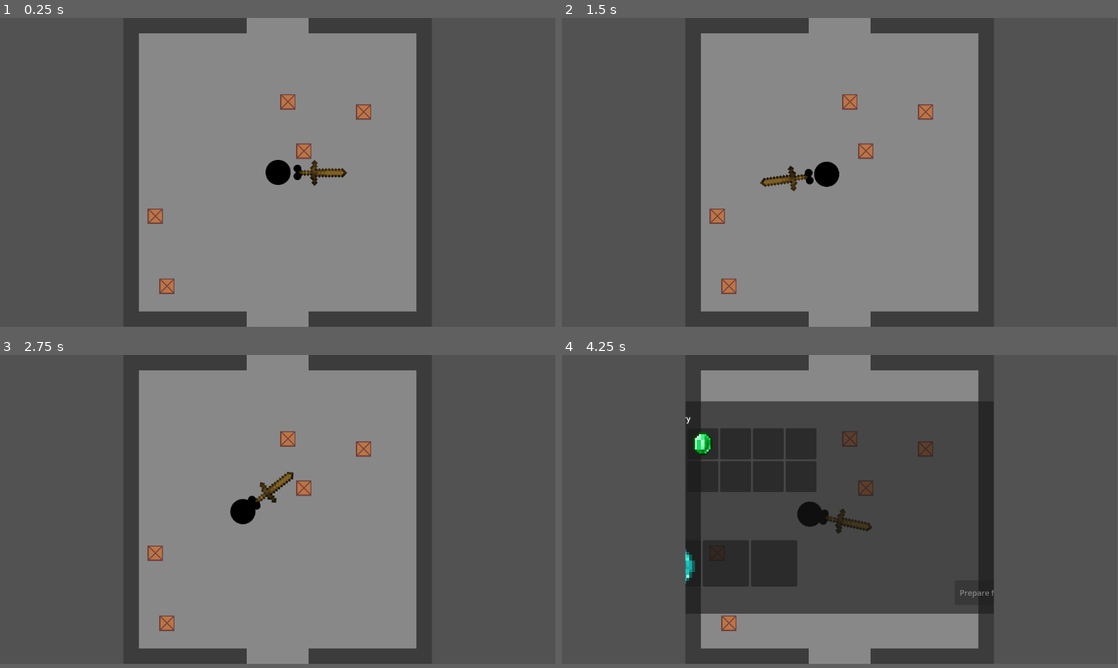
Above: before the commit, frames 1-4 (two rows, left to right).
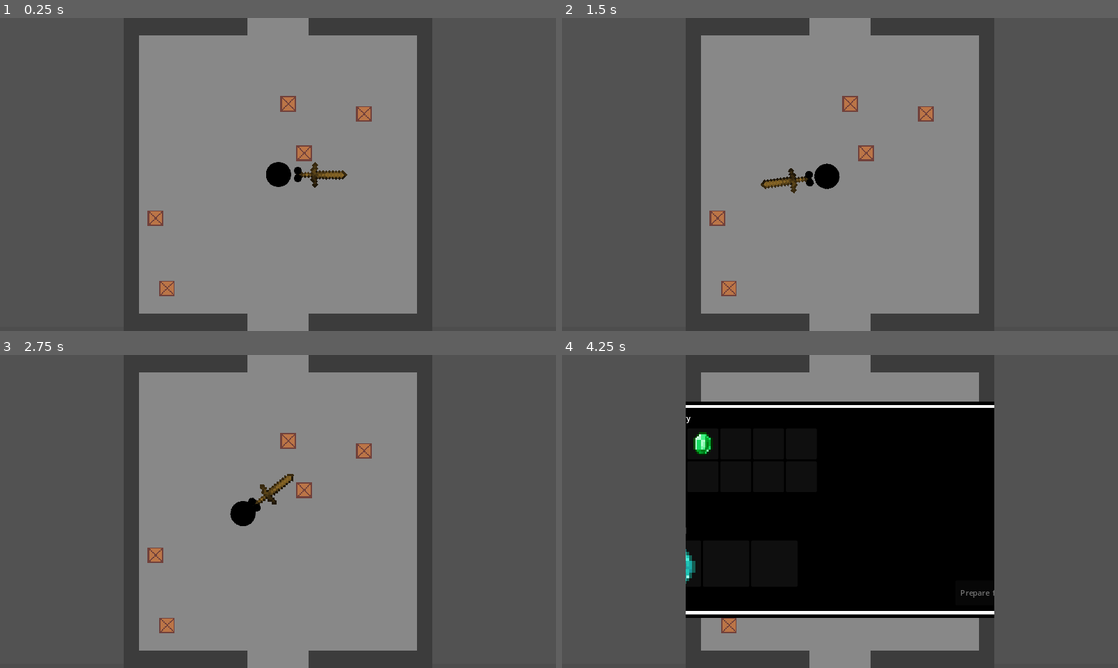
Above: after the commit, the same moments.

Repository: DeanBolte/pjam16
Game: Godot game, scene res://scenes/deans_garden.tscn
The game is run twice, just before and just after one commit, with the same random seed, the same clock (stepped at 60 frames per second) and the same inputs.
Inputs (mouse positions are in pixels of both pictures, inside the frame that each line leads up to):
- Up to frame 1 (0.25 s): no input
- Up to frame 2 (1.5 s): tap Enter at 0.5 s; move the mouse to (962, 155) at 0.52 s; press the mouse at (962, 155) at 0.53 s; hold Right (ui_right) 0.53-1.28 s; tap Space at 1.25 s; move the mouse to (728, 187) at 1.27 s; release the mouse at (728, 187) at 1.28 s; hold Down (ui_down) from 1.28 s (still down); click (728, 187) at 1.35 s
- Up to frame 3 (2.75 s): move the mouse to (333, 442) at 2.02 s; release Down (ui_down) at 2.03 s; press the mouse at (333, 442) at 2.03 s; hold Right (ui_right) from 2.03 s (still down)
- Up to frame 4 (4.25 s): tap Enter at 2.75 s; move the mouse to (812, 570) at 2.77 s; release Right (ui_right) at 2.78 s; release the mouse at (812, 570) at 2.78 s; hold Up (ui_up) 2.78-3.53 s; click (812, 570) at 2.85 s; tap Space at 3.5 s; move the mouse to (1006, 555) at 3.52 s; press the mouse at (1006, 555) at 3.53 s; hold Left (ui_left) from 3.53 s (still down); tap Tab (inventory) at 4.15 s
In our replay, the window is 799x444 before the commit and 800x450 after it. These sizes can differ from the game's own. Grey fills any space a smaller window leaves; there, only what the larger window draws over its background counts as a difference.

The runs differ from the first frame. In frame 1, 1.6% of the frame differs, in the area x 25-75%, y 0-100%; in frame 2, 1.6%; in frame 3, 1.6%; in frame 4, 38%, in the area x 22-78%, y 0-100%.

Commit message:
scalable ui :)

Diff:
--- a/project.godot
+++ b/project.godot
@@ -21,7 +21,7 @@
 
 [display]
 
-window/size/viewport_height=640
+window/stretch/mode="canvas_items"
 
 [input]
 
@@ -40,3 +40,7 @@
 
 2d_physics/layer_1="World"
 2d_physics/layer_2="Player"
+
+[rendering]
+
+textures/canvas_textures/default_texture_filter=0
--- a/ui/inventory.tscn
+++ b/ui/inventory.tscn
@@ -1,17 +1,29 @@
-[gd_scene load_steps=3 format=3 uid="uid://cwa5r6we5q7sf"]
+[gd_scene load_steps=4 format=3 uid="uid://cwa5r6we5q7sf"]
 
 [ext_resource type="Script" path="res://ui/inventory.gd" id="1_fikyh"]
+[ext_resource type="Texture2D" uid="uid://ilwq54hsw0p0" path="res://assets/ui/inventory.png" id="2_84jk4"]
 [ext_resource type="AudioStream" uid="uid://wvvf8424vd3o" path="res://assets/sfx/inv_drop.wav" id="2_yq82q"]
 
 [node name="Inventory" type="CanvasLayer"]
 script = ExtResource("1_fikyh")
 
-[node name="Background" type="Panel" parent="."]
-offset_left = 128.0
-offset_top = 96.0
-offset_right = 1024.0
-offset_bottom = 536.0
-metadata/_edit_lock_ = true
+[node name="BoxContainer" type="BoxContainer" parent="."]
+anchors_preset = 8
+anchor_left = 0.5
+anchor_top = 0.5
+anchor_right = 0.5
+anchor_bottom = 0.5
+offset_left = -448.0
+offset_top = -228.0
+offset_right = 448.0
+offset_bottom = 220.0
+grow_horizontal = 2
+grow_vertical = 2
+
+[node name="Sprite2D" type="Sprite2D" parent="BoxContainer"]
+position = Vector2(448, 224)
+scale = Vector2(7, 7)
+texture = ExtResource("2_84jk4")
 
 [node name="InvLabel" type="RichTextLabel" parent="."]
 offset_left = 192.0
Binary file added: assets/ui/inventory.png
Not shown, added: assets/ui/inventory.png.import
